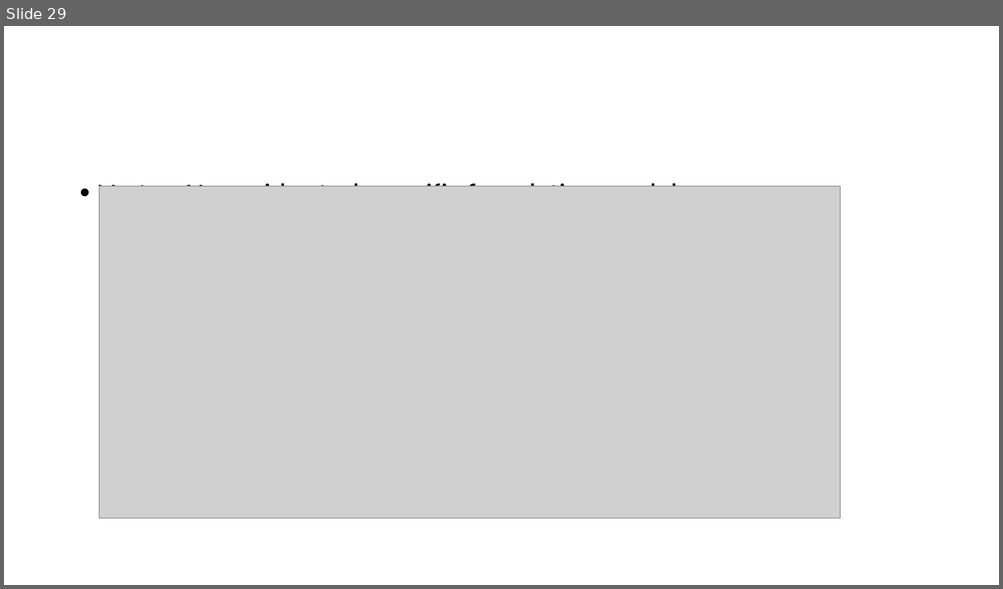
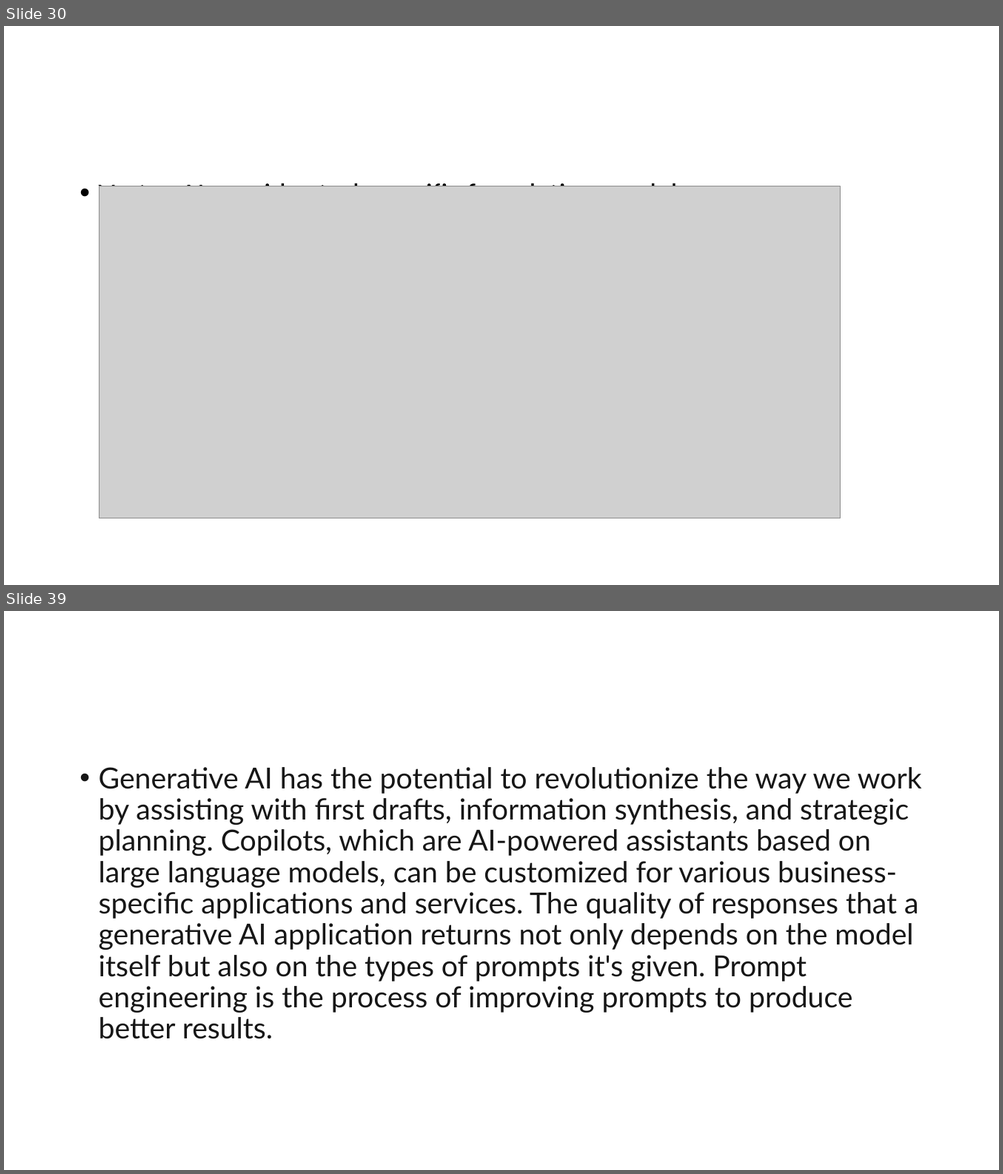
Before and after one commit to shanu-github/Data, a slide deck: Generative_AI/introduction.pptx. Shown one above the other, each under a label of ours: slide 29 before the commit, slides 30 and 39 after it; the slides between them are not shown. The pictures are 1003x589 and 1003x1174 pixels, drawn with LibreOffice and Linux fonts; fonts in the diff are those of the drawing; grey boxes stand for pictures. Boxes give left, top, right and bottom in pixels: in the first picture for what was removed or moved away, otherwise in the second. Text is boxed around its words. In the diff, an @@ line names an element or a change of style, - is before the commit and + after.

```diff
--- a/Generative_AI/introduction.pptx
+++ b/Generative_AI/introduction.pptx
@@ slide 39 added at <box>4,611,999,1170</box>, background #FFFFFF @@
@@ text added at <box>99,767,922,1039</box>, 28 pt, text #161616 @@
+• Generative AI has the potential to revolutionize the way we work by assisting with first drafts, information synthesis, and strategic planning. Copilots, which are AI-powered assistants based on large language models, can be customized for various business-specific applications and services. The quality of responses that a generative AI application returns not only depends on the model itself but also on the types of prompts it's given. Prompt engineering is the process of improving prompts to produce better results.
@@ what was slide 29 is now slide 30 @@
```
Also in this commit, not shown: 1 slide changed, 34 other slides added, 18 other files.
